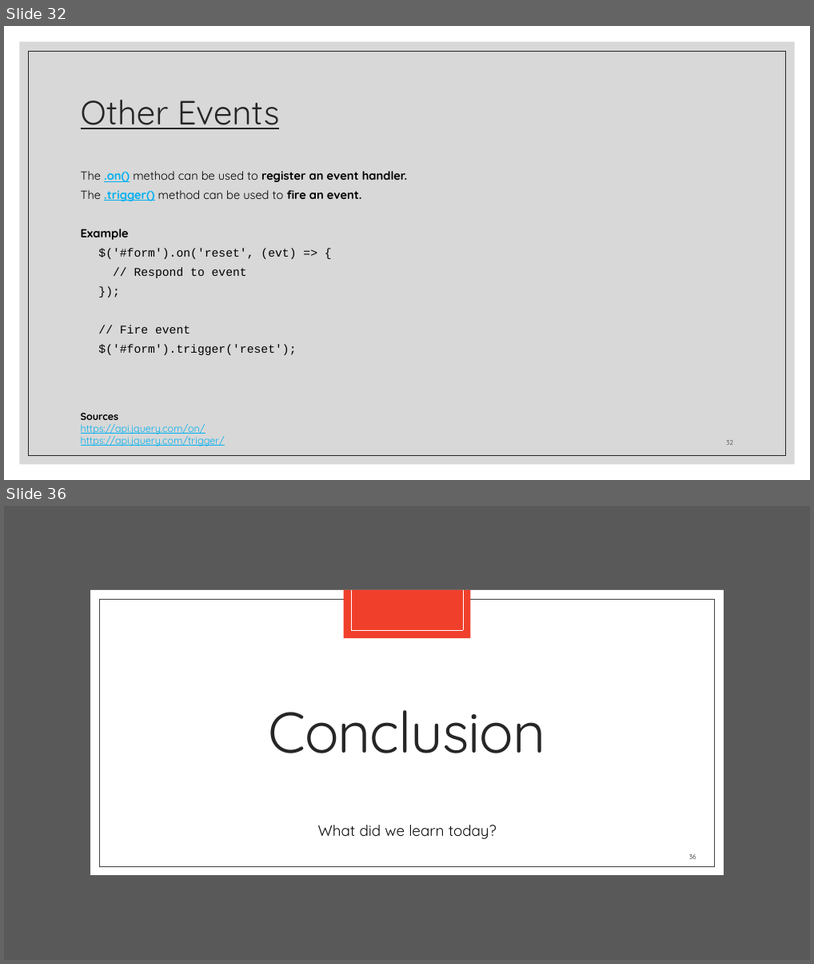
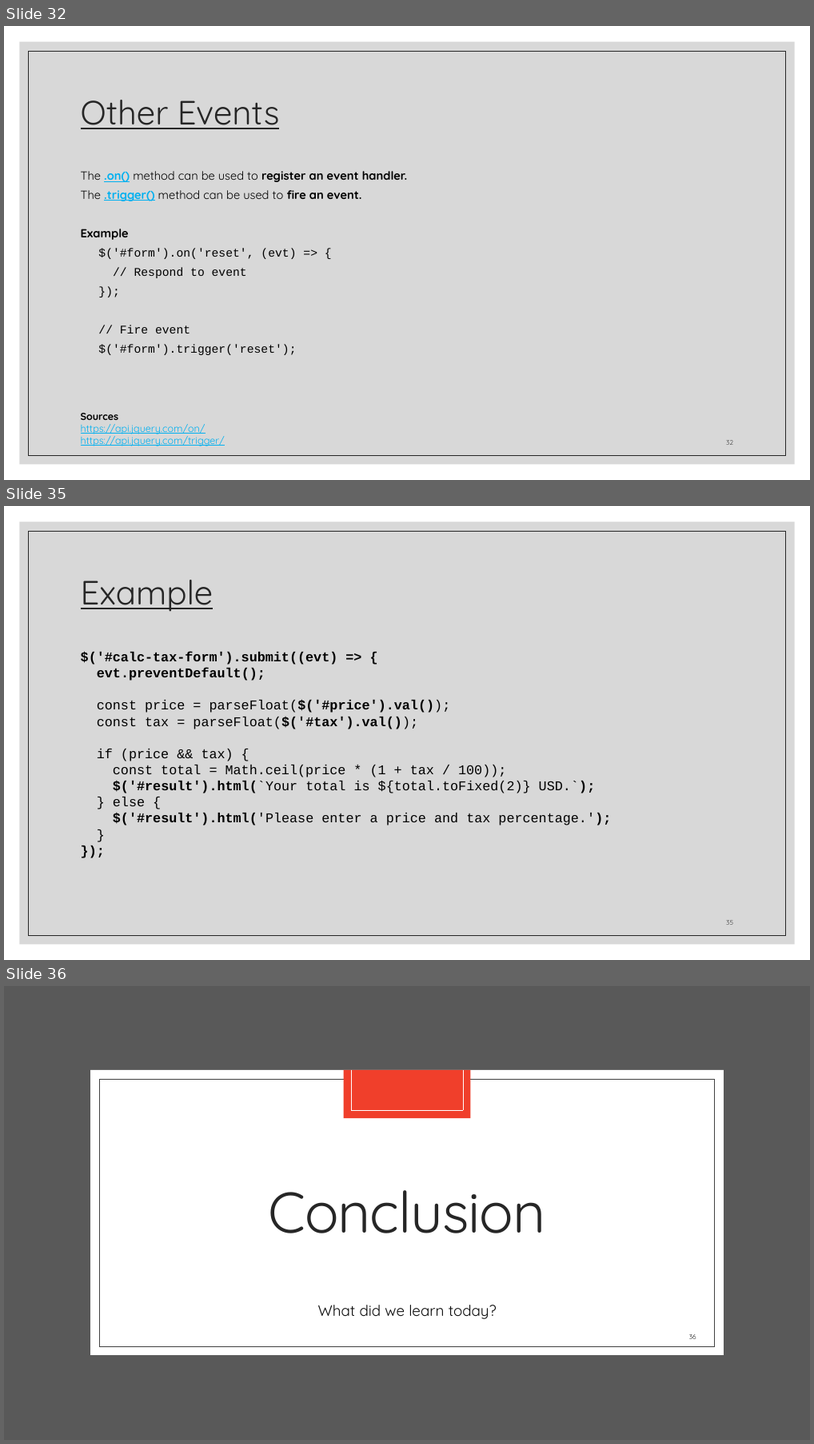
Before and after one commit to zackstotts/base-node-curriculum, a slide deck: unit_00/html_review/06 jQuery.pptx. Shown one above the other, each under a label of ours: slides 32 and 36 before the commit, slides 32, 35 and 36 after it; the slides between them are not shown. The pictures are 814x964 and 814x1444 pixels, drawn with LibreOffice and Linux fonts; fonts in the diff are those of the drawing. Boxes give left, top, right and bottom in pixels: in the first picture for what was removed or moved away, otherwise in the second. Text is boxed around its words. In the diff, an @@ line names an element or a change of style, - is before the commit and + after.

Commit message:
Adding example code for form validation

```diff
--- a/unit_00/html_review/06 jQuery.pptx
+++ b/unit_00/html_review/06 jQuery.pptx
@@ slide 35 added at [4,506,810,960], background #FFFFFF; not listed: 2 template elements that a slide beside it also shows @@
@@ title added at [81,580,213,612], 40 pt, text #262626, underline @@
+Example
@@ text added at [81,651,611,825], 16 pt, text #000000 @@
+$('#calc-tax-form').submit((evt) => {
+evt.preventDefault();
+const price = parseFloat($('#price').val());
+const tax = parseFloat($('#tax').val());
+if (price && tax) {
+const total = Math.ceil(price * (1 + tax / 100));
+$('#result').html(`Your total is ${total.toFixed(2)} USD.`);
+} else {
+$('#result').html('Please enter a price and tax percentage.');
+}
+});
@@ page number added at [726,920,734,924], 8 pt, text #404040 @@
+35
```
Also in this commit, not shown: 2 slides changed, 1 slide removed.
